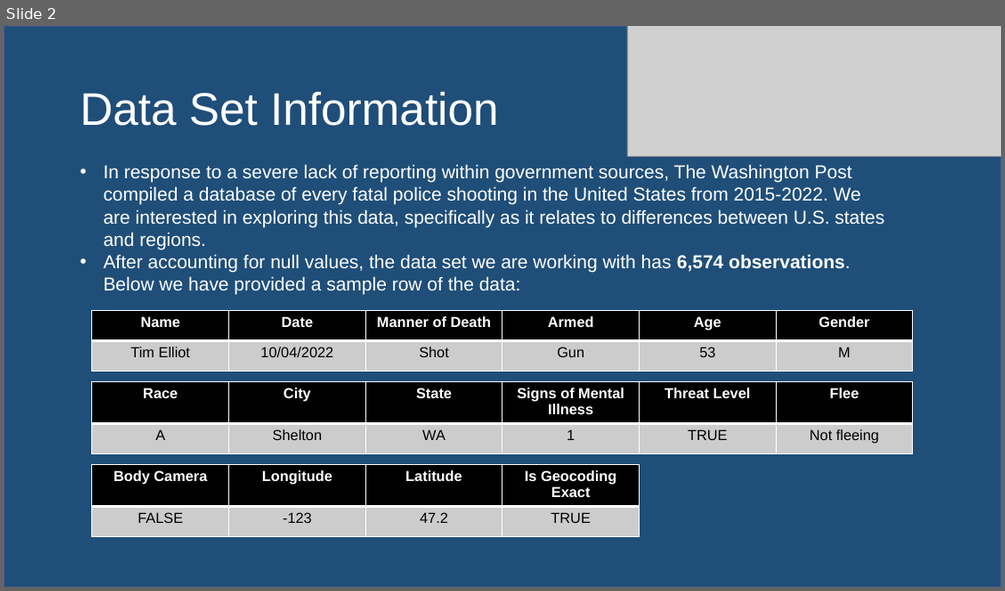
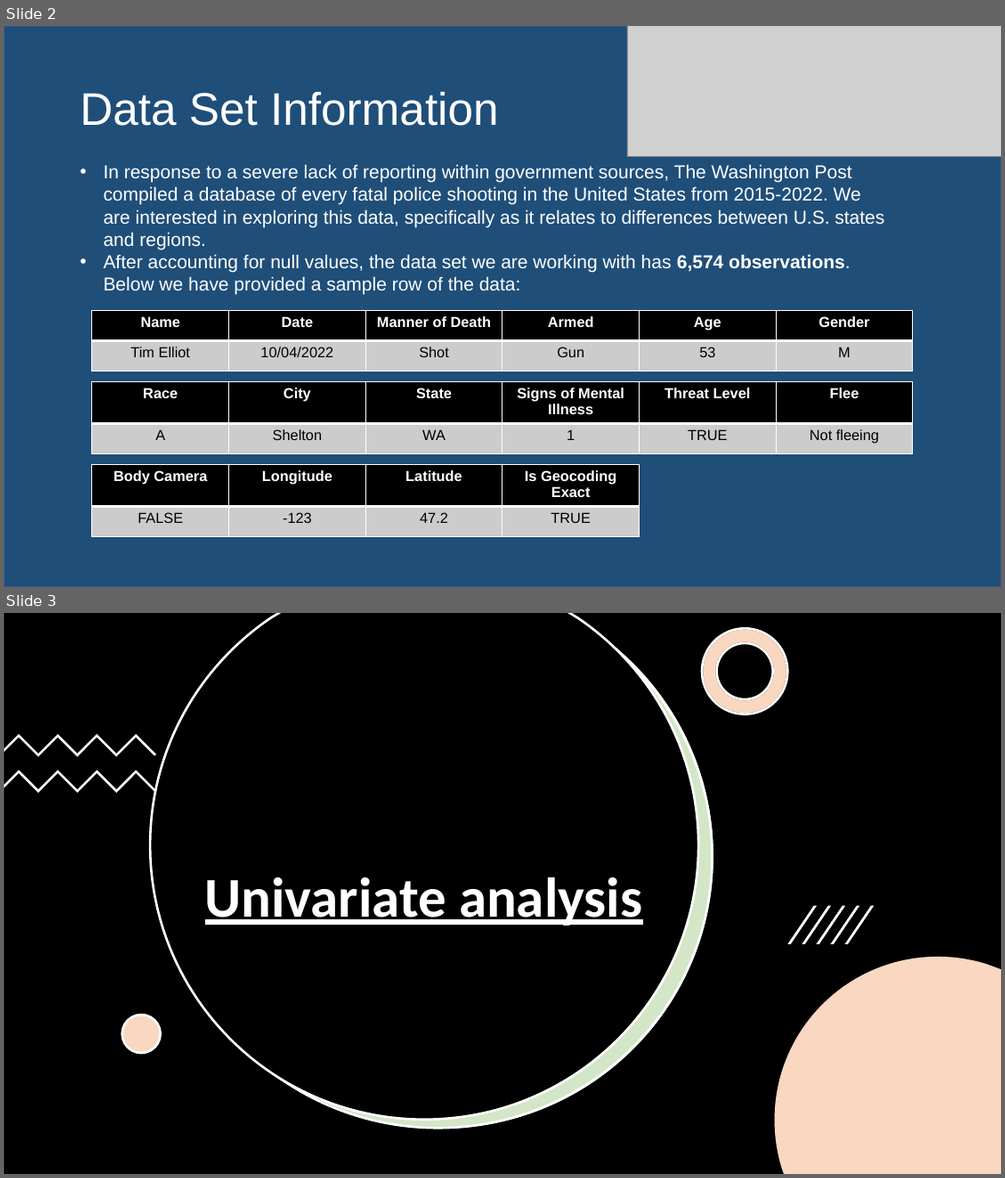
Before and after one commit to awinkhater/Dats6101_Team3, a slide deck: PPT for Intro to Data Science.pptx. Shown one above the other, each under a label of ours: slide 2 before the commit, slides 2 and 3 after it. The pictures are 1005x591 and 1005x1178 pixels, drawn with LibreOffice and Linux fonts; fonts in the diff are those of the drawing; grey boxes stand for pictures. Boxes give left, top, right and bottom in pixels: in the first picture for what was removed or moved away, otherwise in the second. Text is boxed around its words. In the diff, an @@ line names an element or a change of style, - is before the commit and + after.

Commit message:
updated ppt

```diff
--- a/PPT for Intro to Data Science.pptx
+++ b/PPT for Intro to Data Science.pptx
@@ slide 3 added at box(4, 613, 1001, 1174), background #FFFFFF @@
@@ rectangle added at box(4, 613, 1001, 1174), fill #000000 @@
@@ freeform shape added at box(150, 613, 698, 1119), fill #000000, outline #FFFFFF 2.25 pt @@
@@ freeform shape added at box(164, 613, 712, 1127), fill #70AD47 at 30% opacity, outline #FFFFFF 2.25 pt @@
@@ freeform shape added at box(170, 613, 713, 1128), fill #FFFFFF @@
@@ freeform shape added at box(702, 629, 788, 714), fill #FFFFFF, outline #000000 2.25 pt @@
@@ freeform shape added at box(702, 629, 788, 714), fill #ED7D31 at 30% opacity, outline #FFFFFF 2.25 pt @@
@@ freeform shape added at box(4, 734, 156, 756), fill #FFFFFF @@
@@ freeform shape added at box(4, 770, 156, 793), fill #FFFFFF @@
@@ title added at box(205, 876, 642, 925), 54 pt, text #FFFFFF, bold, underline @@
+Univariate analysis
@@ group added at box(788, 906, 874, 943): 5 freeform shapes @@
@@ freeform shape added at box(774, 957, 1001, 1174), fill #FFFFFF @@
@@ freeform shape added at box(774, 957, 1001, 1174), fill #ED7D31 at 30% opacity @@
@@ ellipse added at box(122, 1014, 161, 1053), fill #FFFFFF @@
@@ ellipse added at box(122, 1014, 161, 1053), fill #ED7D31 at 30% opacity, outline #FFFFFF 2.25 pt @@
```
Also in this commit, not shown: 20 other slides added, 1 slide removed.
